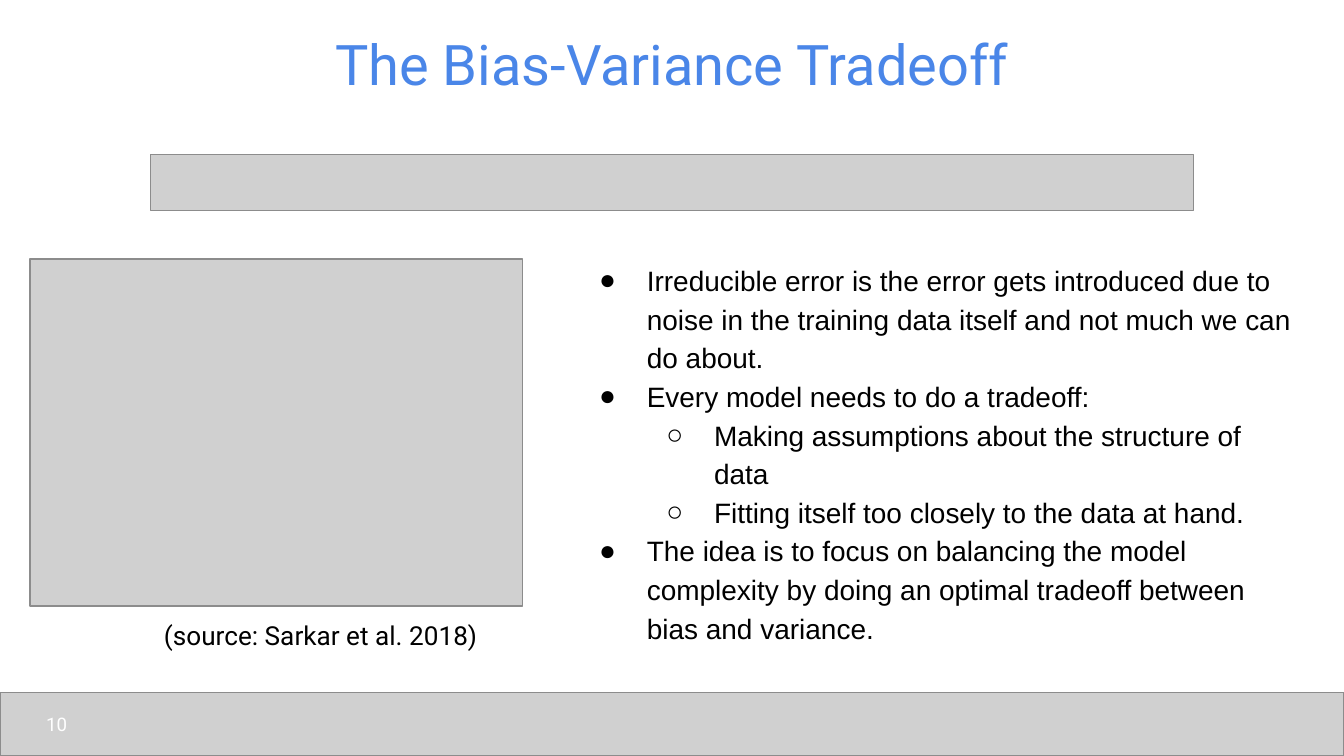
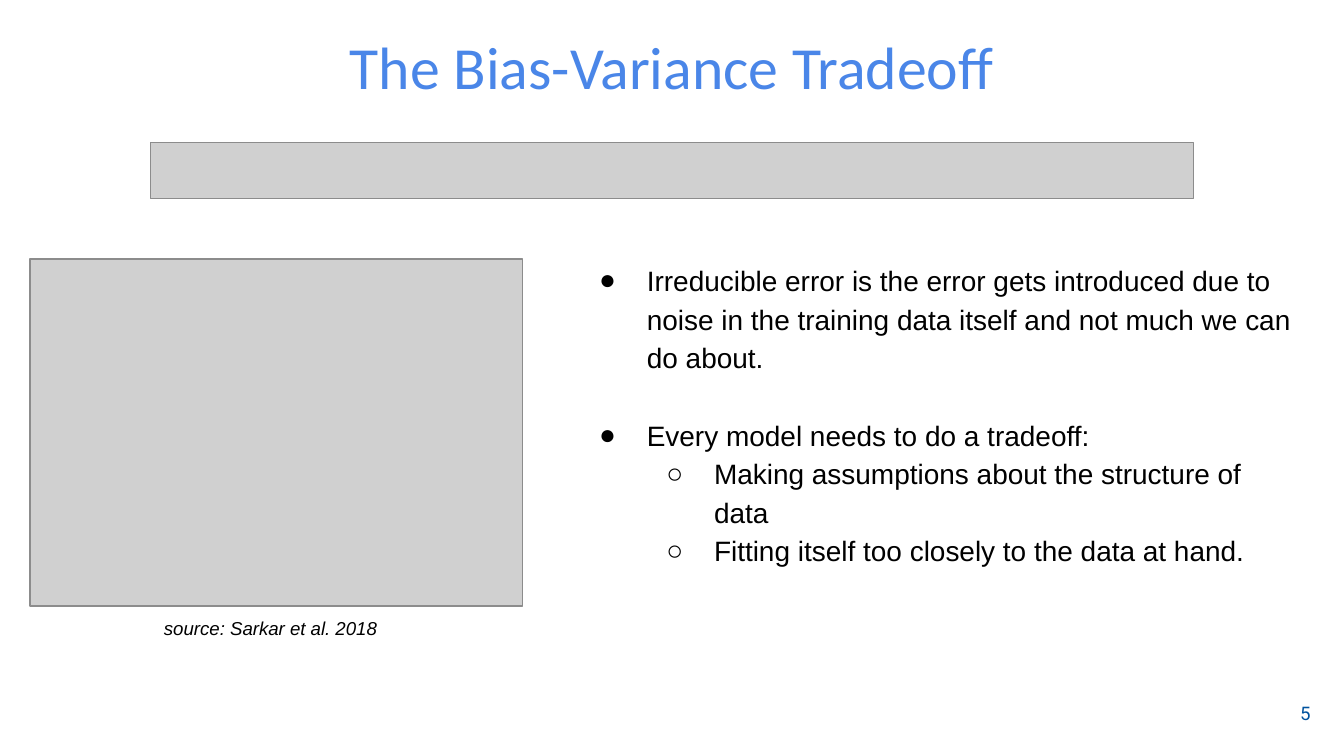
Before and after one commit to udel-cbcb/NIGMS-Sandbox-UD, a slide deck: slide 6 of Submodule_4/Lectures/Submodule_4_Lecture_2_Model_Tuning_Interpretation_Deployment.pptx (slide 10 before the commit). Drawn at 1344x756 pixels with LibreOffice and Linux fonts; fonts in the diff are those of the drawing; grey boxes stand for pictures; background and template pictures are left out. Boxes give left, top, right and bottom in pixels: in the first picture for what was removed or moved away, otherwise in the second. Text is boxed around its words. In the diff, an @@ line names an element or a change of style, - is before the commit and + after.

```diff
--- a/Submodule_4/Lectures/Submodule_4_Lecture_2_Model_Tuning_Interpretation_Deployment.pptx
+++ b/Submodule_4/Lectures/Submodule_4_Lecture_2_Model_Tuning_Interpretation_Deployment.pptx
@@ title "The Bias-Variance Tradeoff" at (x1=350, y1=47, x2=993, y2=90): size 30 to 32 pt, font Roboto to Calibri @@
@@ picture moved from (x1=151, y1=155, x2=1193, y2=211) to (x1=151, y1=142, x2=1193, y2=199) @@
@@ text at (x1=647, y1=540, x2=1245, y2=640): paragraph removed @@
-● The idea is to focus on balancing the model complexity by doing an optimal tradeoff between bias and variance.
@@ text at (x1=164, y1=621, x2=376, y2=636): text changed; size 14 to 10 pt; font Roboto to Arial; italic on @@
-(source: Sarkar et al. 2018)
+source: Sarkar et al. 2018
@@ picture removed at (x1=0, y1=692, x2=1344, y2=755) @@
@@ page number removed at (x1=46, y1=718, x2=67, y2=731) @@
-10
@@ page number added at (x1=1300, y1=706, x2=1310, y2=720), 10 pt, text #00539F @@
+5
```
Also in this commit, not shown: 13 other slides changed, 6 slides removed, 1 other file.
